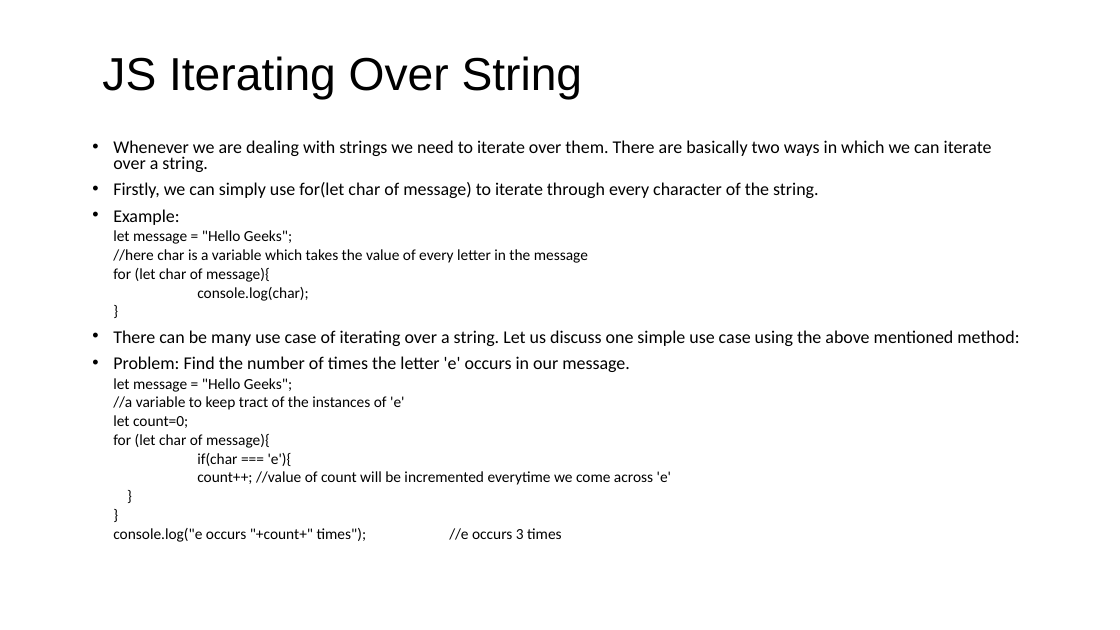
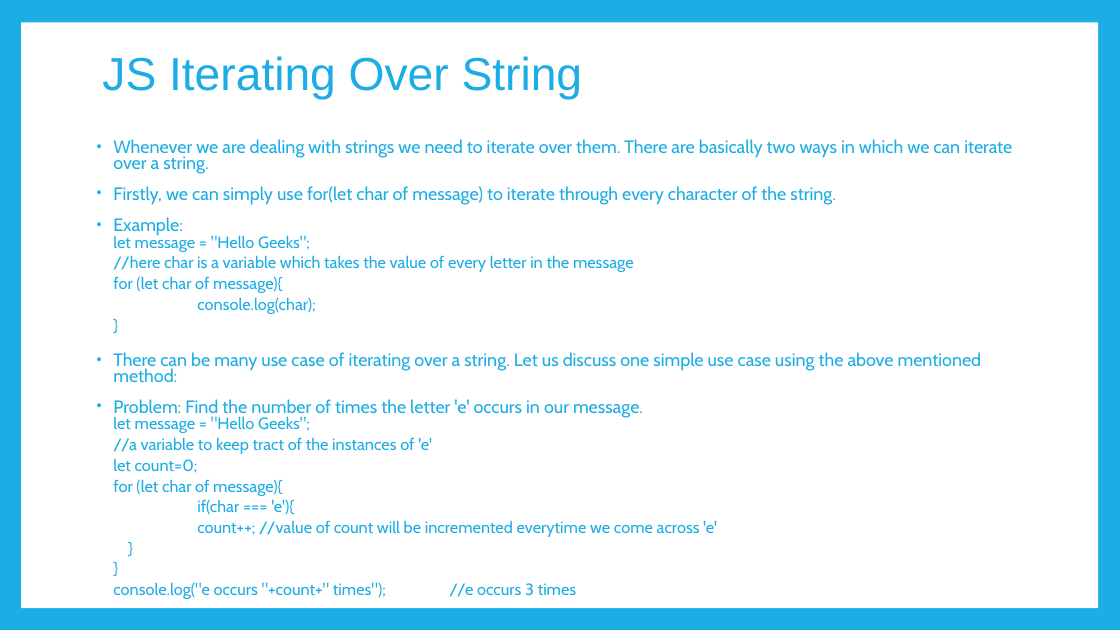
Before and after one commit to PramodJana/JavaScript, a slide deck: slide 2 of GFG JS Course Curriculam/Articles/004 String Values.pptx. Drawn at 1120x630 pixels with LibreOffice and Linux fonts; fonts in the diff are those of the drawing. Boxes give left, top, right and bottom in pixels: in the first picture for what was removed or moved away, otherwise in the second. Text is boxed around its words. In the diff, an @@ line names an element or a change of style, - is before the commit and + after.

```diff
--- a/GFG JS Course Curriculam/Articles/004 String Values.pptx
+++ b/GFG JS Course Curriculam/Articles/004 String Values.pptx
@@ background #FFFFFF to #1CADE4 @@
@@ rectangle added at [21, 23, 1098, 608], fill #FFFFFF @@
@@ title "JS Iterating Over String" at [102, 56, 583, 100]: text colour #000000 to #1CADE4 @@
@@ text "Whenever we are dealing with ..." at [113, 139, 1012, 599]: font Calibri to Cabin, text colour #000000 to #1CADE4; size 13.2 to 14 pt in "let message = "Hello Geeks";", "//here char is a variable which takes ...", "for (let char of message){", "console.log(char);" and 10 more places; indent changed; more space between paragraphs @@
```
Also in this commit, not shown: 13 other slides changed, 4 slides added, 4 slides removed, 7 other files.
